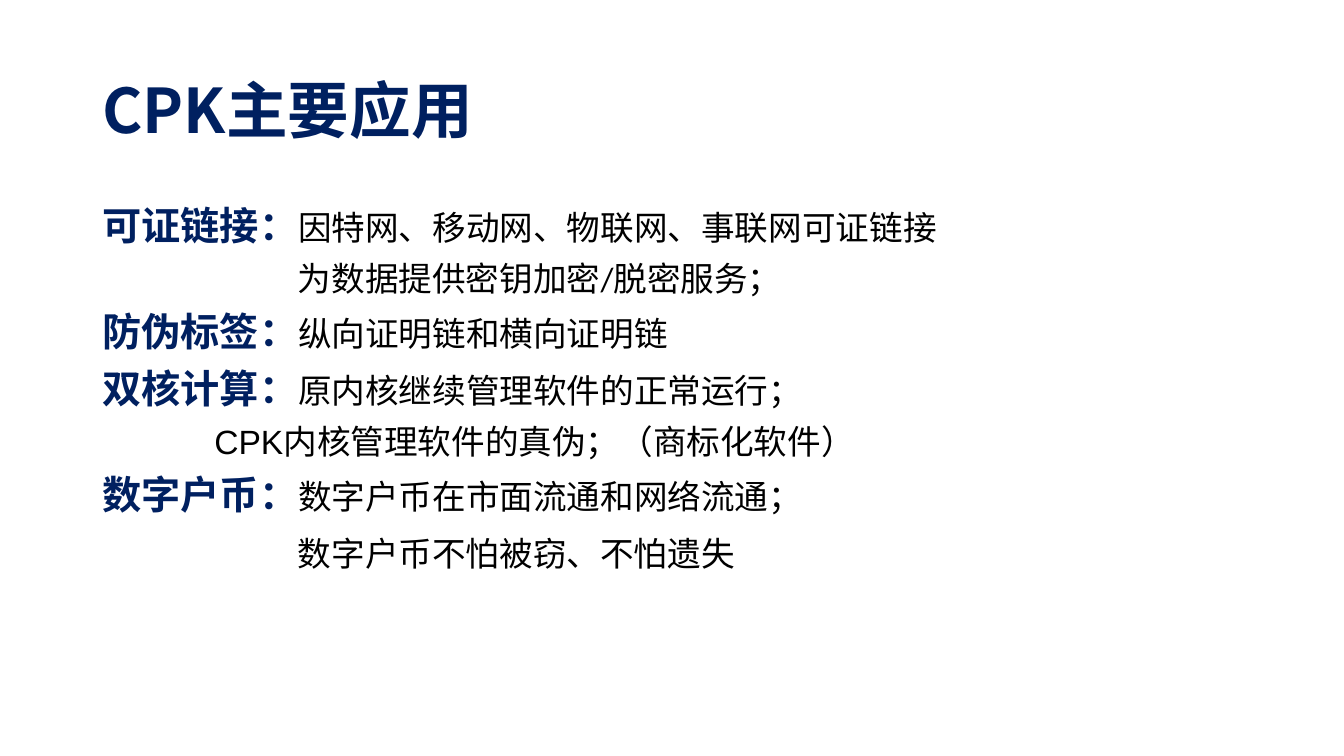
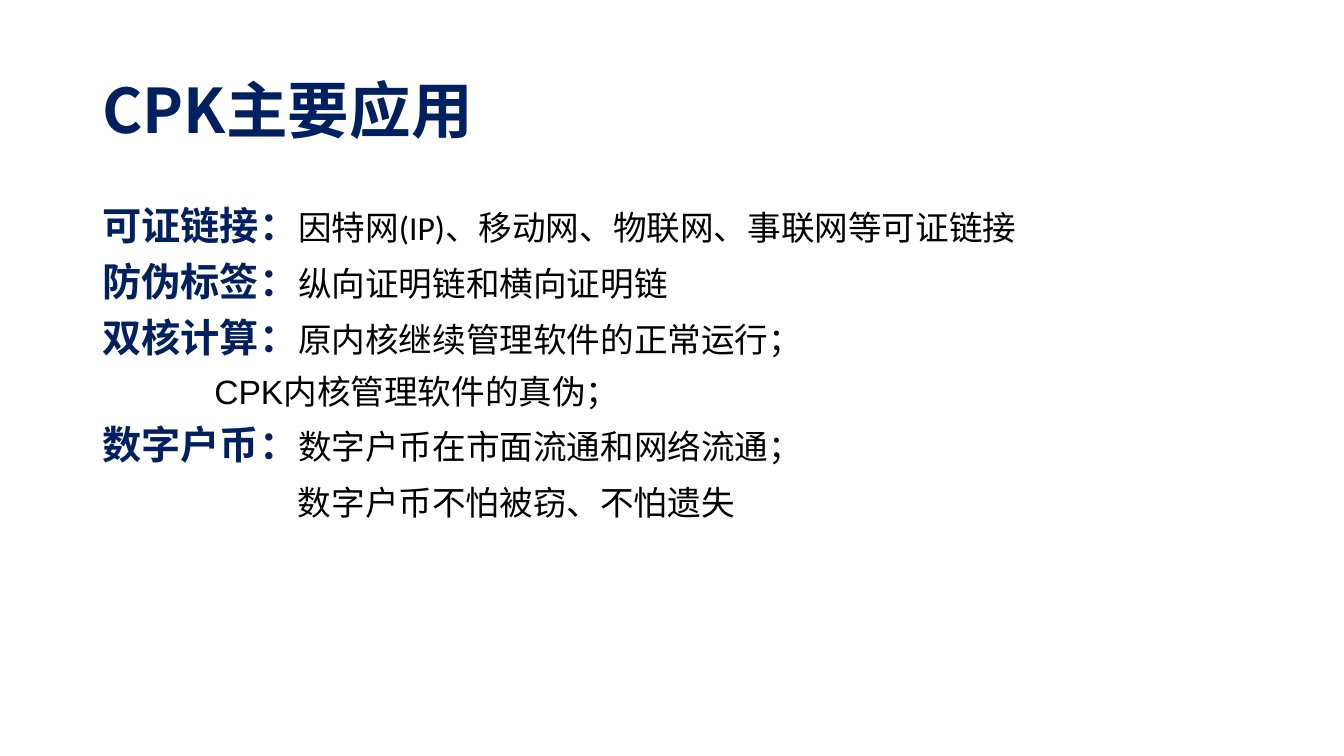
Before and after one commit to CombinedPublicKey/Website, a slide deck: slide 8 of slides/CPK系统(中).pptx (slide 9 before the commit). Drawn at 1344x756 pixels with LibreOffice and Linux fonts; fonts in the diff are those of the drawing. Boxes give left, top, right and bottom in pixels: in the first picture for what was removed or moved away, otherwise in the second. Text is boxed around its words. In the diff, an @@ line names an element or a change of style, - is before the commit and + after.

```diff
--- a/slides/CPK系统(中).pptx
+++ b/slides/CPK系统(中).pptx
@@ text at (102,206,1016,245): text changed @@
-可证链接：因特网、移动网、物联网、事联网可证链接
-为数据提供密钥加密/脱密服务；
+可证链接：因特网(IP)、移动网、物联网、事联网等可证链接
@@ text at (214,377,619,409): text changed @@
-CPK内核管理软件的真伪；（商标化软件）
+CPK内核管理软件的真伪；
```
Also in this commit, not shown: 6 other slides changed, 1 slide removed.
